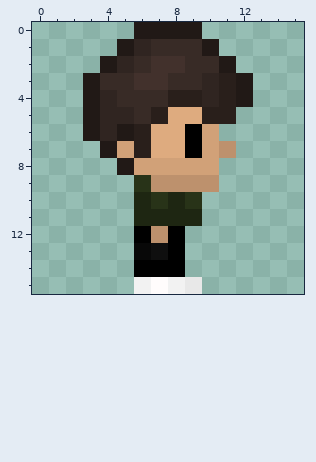
Edited in one commit: pixel-art sprite (res/player/boy_right_1.png). Above is the file before it was changed.
The file is 16x16 pixels. Colours within 5 levels of each other are drawn and written as one.
After:
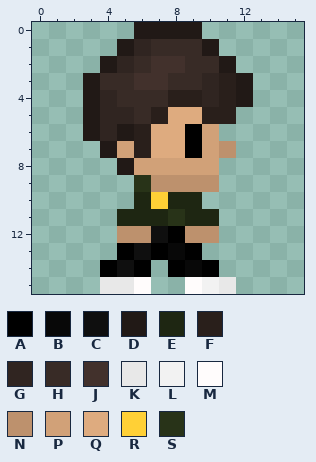
Palette (. is transparent): A #000000  B #080808  C #0f0f0f  D #211916  E #1e2612  F #291f1b  G #302521  H #382b26  J #42312c  K #e8e8e8  L #f2f2f2  M #fffcfc  N #bd916d  P #d1a178  Q #deab7f  R #ffd036  S #283318
Diff:
@@ x 0..15 @@
  9 ......SNNNN.....
-10 ......ESES......
-11 ......EEEE......
-12 ......ANA.......
-13 ......BCA.......
-14 ......AAA.......
-15 ......LMLK......
+10 ......EREE......
+11 .....EEESEE.....
+12 .....NNCANN.....
+13 .....ACABA......
+14 ....ACA.ABA.....
+15 ....KKM..MLK....
